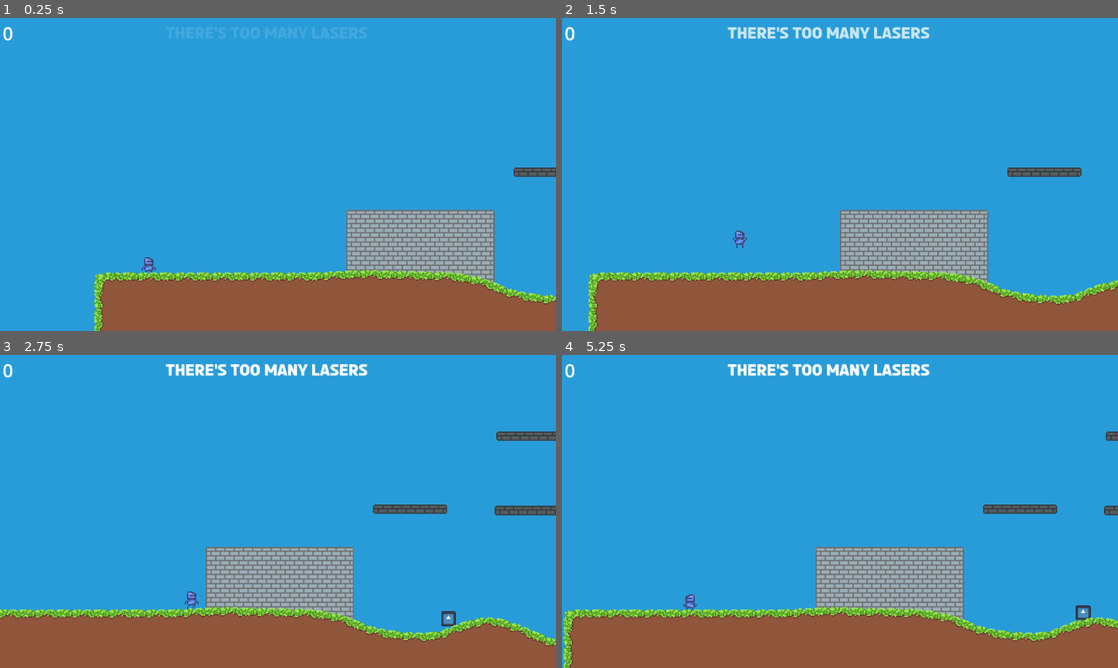
Above: before the commit, frames 1-4 (two rows, left to right).
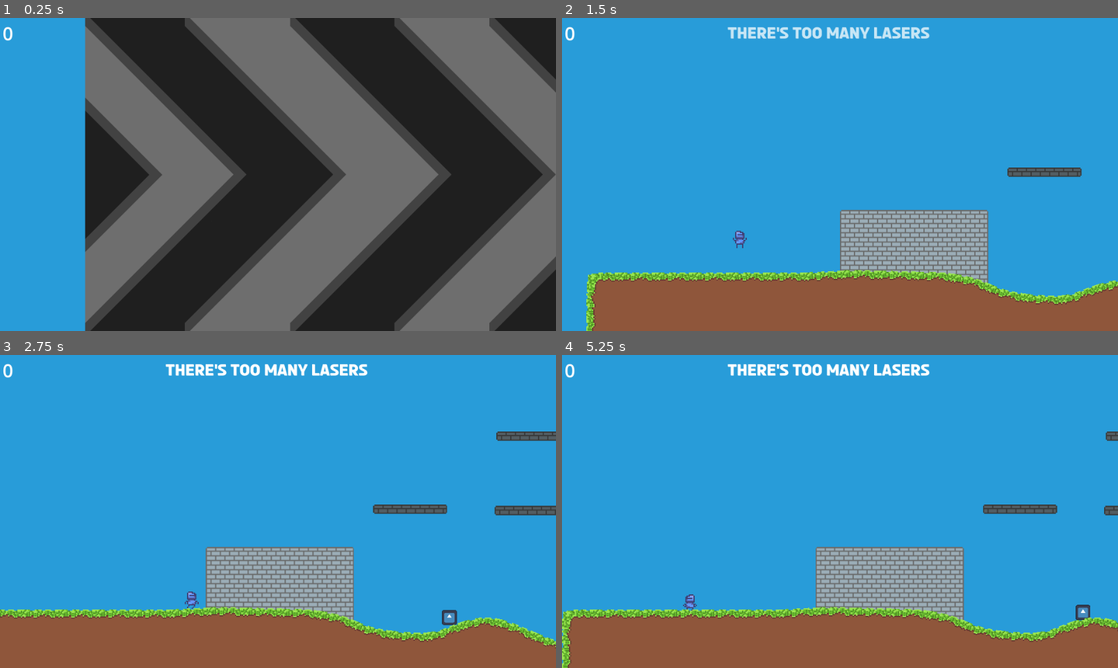
Above: after the commit, the same moments.

Repository: charliegregg/TriJamTTT
Game: Godot game, scene res://levels/level1.tscn
Two runs of this game, one before a commit and one after it. Both use one fixed random seed, a clock stepped at 60 frames per second and the inputs below. The engine's default icon, where the game draws it, is replaced by a stand-in: a white triangle on a blue panel in a dark square.
Inputs (mouse positions are in pixels of both pictures, inside the frame that each line leads up to):
- Up to frame 1 (0.25 s): no input
- Up to frame 2 (1.5 s): tap Enter at 0.5 s; move the mouse to (962, 158) at 0.52 s; hold D (move_right) 0.53-1.25 s; hold Alt 0.53-1.25 s; click (962, 158) at 0.67 s; tap Space (move_jump) at 0.77 s; drag from (728, 190) to (812, 237) at 1.27 s
- Up to frame 3 (2.75 s): move the mouse to (333, 442) at 2.02 s; hold D (move_right) from 2.03 s (still down); hold Ctrl from 2.03 s (still down)
- Up to frame 4 (5.25 s): release D (move_right) at 2.75 s; release Ctrl at 2.75 s; drag from (812, 574) to (1006, 621) at 2.77 s; move the mouse to (1006, 558) at 3.52 s; hold A (move_left) 3.53-4.25 s; hold Alt 3.53-4.25 s; tap Space (move_jump) at 3.77 s; drag from (673, 464) to (945, 636) at 4.27 s; move the mouse to (867, 511) at 5.02 s; hold A (move_left) from 5.03 s (still down); hold Ctrl from 5.03 s (still down); click (867, 511) at 5.17 s

The runs differ from the first frame. In frame 1, 84% of the frame differs, in the area x 15-100%, y 0-100%; in frame 2, 2.0%; in frame 3, 2.0%; in frame 4, 2.1%.

Commit message:
aaa

Diff:
--- a/levels/level.tscn
+++ b/levels/level.tscn
@@ -281,8 +281,9 @@
 position = Vector2(6, 132)
 loading = NodePath("../CamAnch/Cam/Control/Control/Loading")
 
-[node name="Level" type="StaticBody2D" parent="."]
+[node name="Level" type="StaticBody2D" parent="." groups=["ground"]]
 z_index = 11
+position = Vector2(-7, 0)
 
 [node name="LeftLevel" type="Node2D" parent="Level"]
 texture_filter = 1
@@ -339,7 +340,7 @@
 offset_bottom = -500.0
 
 [node name="Loading" parent="CamAnch/Cam/Control/Control" instance=ExtResource("11_25t6j")]
-visible = false
+z_index = 20
 layout_mode = 1
 anchors_preset = 8
 anchor_left = 0.5
@@ -475,52 +476,76 @@
 position = Vector2(4764, -1)
 
 [node name="SemiPlatform7" parent="." instance=ExtResource("15_wmo4j")]
-position = Vector2(10831, 266)
+position = Vector2(10827, 130)
 
 [node name="SemiPlatform8" parent="." instance=ExtResource("15_wmo4j")]
-position = Vector2(11188, -1)
+position = Vector2(11163, -142)
 
 [node name="SemiPlatform9" parent="." instance=ExtResource("15_wmo4j")]
-position = Vector2(10539, -12)
+position = Vector2(10539, -129)
 
 [node name="SemiPlatform10" parent="." instance=ExtResource("15_wmo4j")]
-position = Vector2(11544, 266)
+position = Vector2(11544, 113)
+
+[node name="SemiPlatform17" parent="." instance=ExtResource("15_wmo4j")]
+position = Vector2(11173, 359)
 
 [node name="SemiPlatform11" parent="." instance=ExtResource("15_wmo4j")]
-position = Vector2(11586, -306)
+position = Vector2(11581, -387)
 
 [node name="SemiPlatform12" parent="." instance=ExtResource("15_wmo4j")]
-position = Vector2(9936, -704)
+position = Vector2(9933, -699)
 
 [node name="SemiPlatform16" parent="." instance=ExtResource("15_wmo4j")]
 position = Vector2(9719, -1028)
 
 [node name="SemiPlatform15" parent="." instance=ExtResource("15_wmo4j")]
-position = Vector2(10209, -318)
+position = Vector2(10200, -406)
 
 [node name="SemiPlatform13" parent="." instance=ExtResource("15_wmo4j")]
-position = Vector2(11981, -643)
+position = Vector2(11912, -673)
 
 [node name="SemiPlatform14" parent="." instance=ExtResource("15_wmo4j")]
-position = Vector2(12312, -895)
+position = Vector2(12342, -935)
 
 [node name="laser" parent="." instance=ExtResource("20_v4srs")]
 position = Vector2(10101, 198)
 rotation = 1.5708
 cycle = 12.0
-start = 9.0
-end = 12.0
 
 [node name="laser2" parent="." instance=ExtResource("20_v4srs")]
 position = Vector2(9912, -78)
 rotation = 1.5708
 cycle = 12.0
-start = 6.0
-end = 9.0
 
 [node name="laser3" parent="." instance=ExtResource("20_v4srs")]
-position = Vector2(9838, -401)
+position = Vector2(9850, -347)
 rotation = 1.5708
+cycle = 12.0
+
+[node name="laser4" parent="." instance=ExtResource("20_v4srs")]
+position = Vector2(9800, -633)
+rotation = 1.5708
+cycle = 12.0
+
+[node name="laser5" parent="." instance=ExtResource("20_v4srs")]
+position = Vector2(12554, -633)
+rotation = -1.57079
+cycle = 12.0
+
+[node name="laser6" parent="." instance=ExtResource("20_v4srs")]
+position = Vector2(12433, -346)
+rotation = -1.57079
+cycle = 12.0
+
+[node name="laser7" parent="." instance=ExtResource("20_v4srs")]
+position = Vector2(12241, -78)
+rotation = -1.57079
+cycle = 12.0
+
+[node name="laser8" parent="." instance=ExtResource("20_v4srs")]
+position = Vector2(12044, 198)
+rotation = -1.57079
 cycle = 12.0
 
 [node name="BigPlatform5" parent="." instance=ExtResource("18_uvhm7")]
Not shown: 18 places in levels/level.tscn that only renumber resources
Not shown: 22 places in resources/level_part_a.tres that only renumber resources
